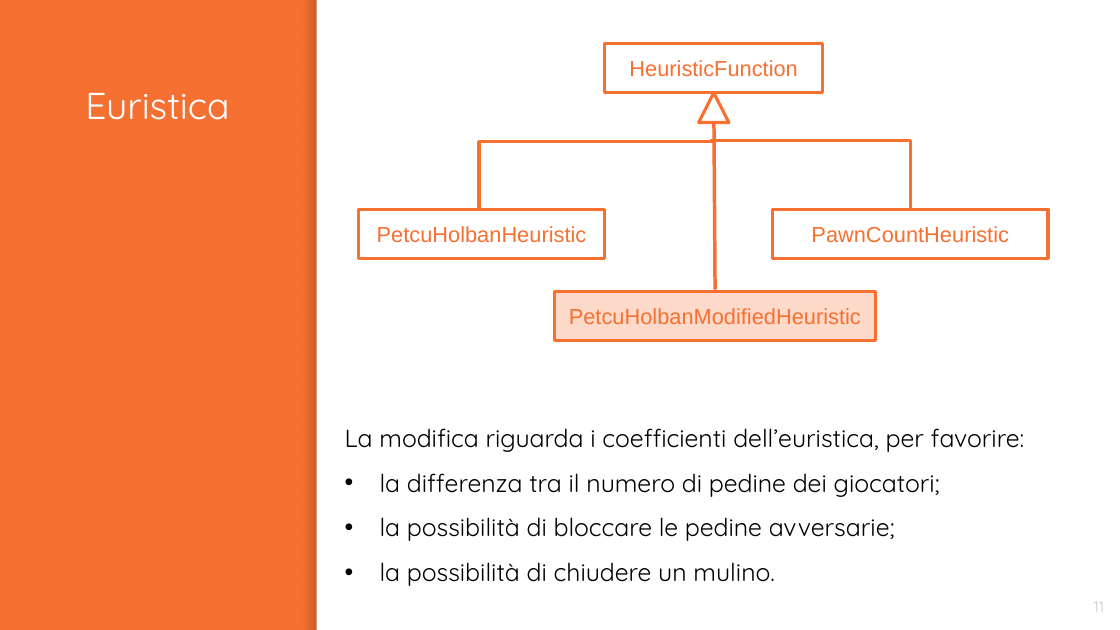
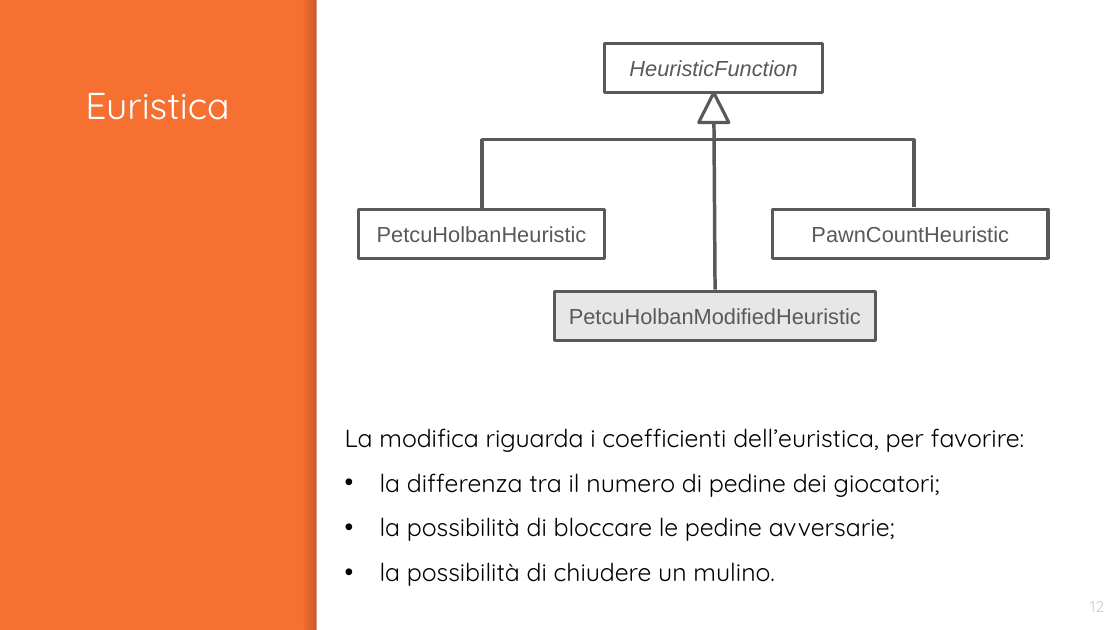
Before and after one commit to graitanto21/MillGates, a slide deck: slide 12 of Presentation/MillGates.pptx (slide 11 before the commit). Drawn at 1120x630 pixels with LibreOffice and Linux fonts; fonts in the diff are those of the drawing. Boxes give left, top, right and bottom in pixels: in the first picture for what was removed or moved away, otherwise in the second. Text is boxed around its words. In the diff, an @@ line names an element or a change of style, - is before the commit and + after.

Commit message:
Added more detailed info about petcu holban

```diff
--- a/Presentation/MillGates.pptx
+++ b/Presentation/MillGates.pptx
@@ rectangle "HeuristicFunction" at [605, 44, 822, 93]: text colour #F67031 to #595959, italic on; outline #F67031 2 pt to #595959 2 pt @@
@@ triangle at [699, 93, 729, 123]: outline #F67031 2 pt to #595959 2 pt @@
@@ line (713, 93) - (715, 290): stroke #F67031 2.25 pt to #595959 2.25 pt @@
@@ elbow line (482, 209) - (713, 140): stroke #F67031 2.25 pt to #595959 2.25 pt; route changed @@
@@ elbow line moved from (911, 208) - (710, 141) to (914, 207) - (713, 140) @@
@@ elbow line (914, 207) - (713, 140): stroke #F67031 2.25 pt to #595959 2.25 pt @@
@@ rectangle "PetcuHolbanHeuristic" at [358, 209, 605, 259]: text colour #F67031 to #595959; outline #F67031 2 pt to #595959 2 pt @@
@@ rectangle "PawnCountHeuristic" at [773, 209, 1048, 259]: text colour #F67031 to #595959; outline #F67031 2 pt to #595959 2 pt @@
@@ rectangle "PetcuHolbanModifiedHeuristic" at [554, 291, 876, 340]: text colour #F67031 to #595959; fill #F67031 at 26% opacity to #A3A3A3 at 26% opacity; outline #F67031 2 pt to #595959 2 pt @@
@@ page number at [1090, 601, 1104, 612]: text changed @@
-11
+12
```
Also in this commit, not shown: 2 other slides changed, 4 slides added, 16 other files.
